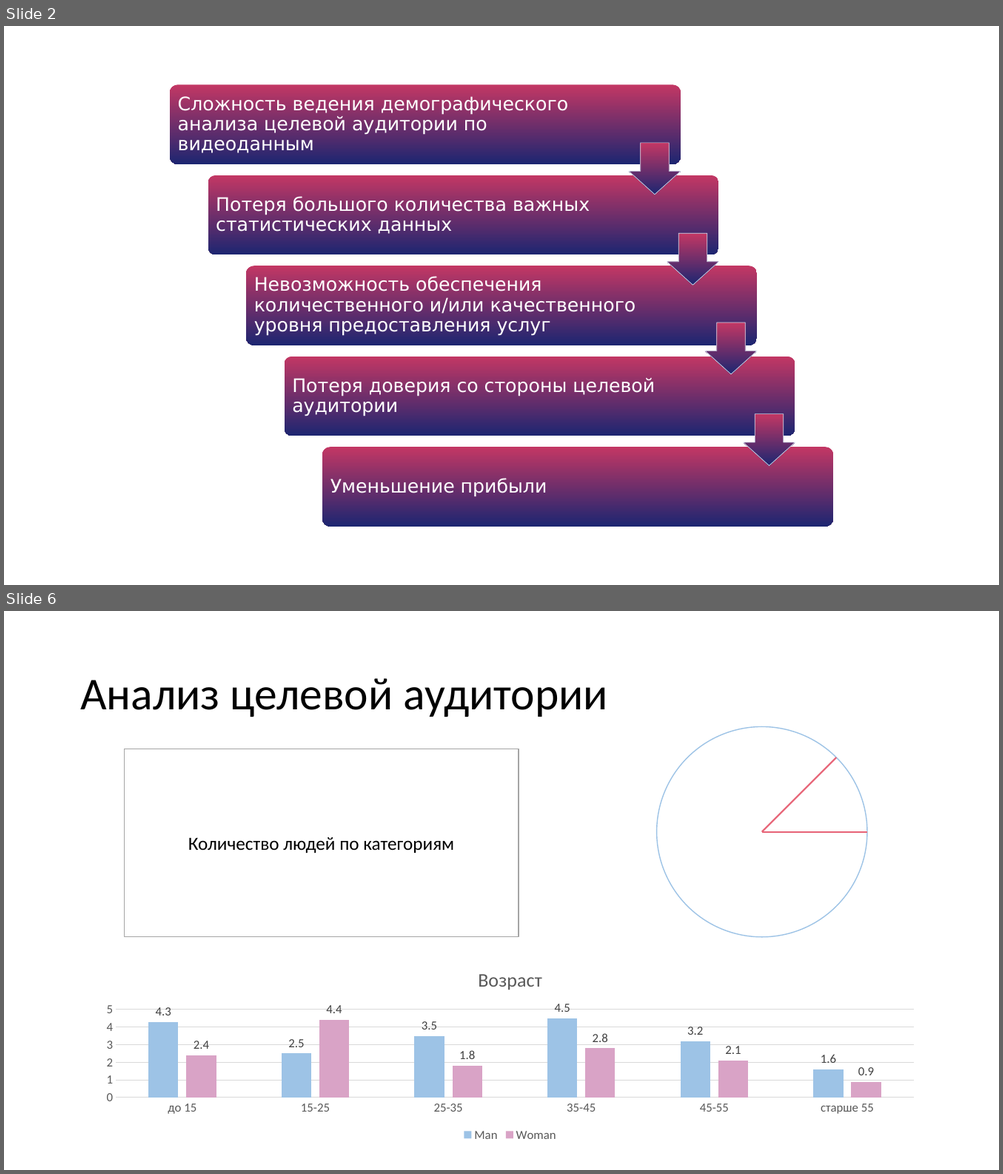
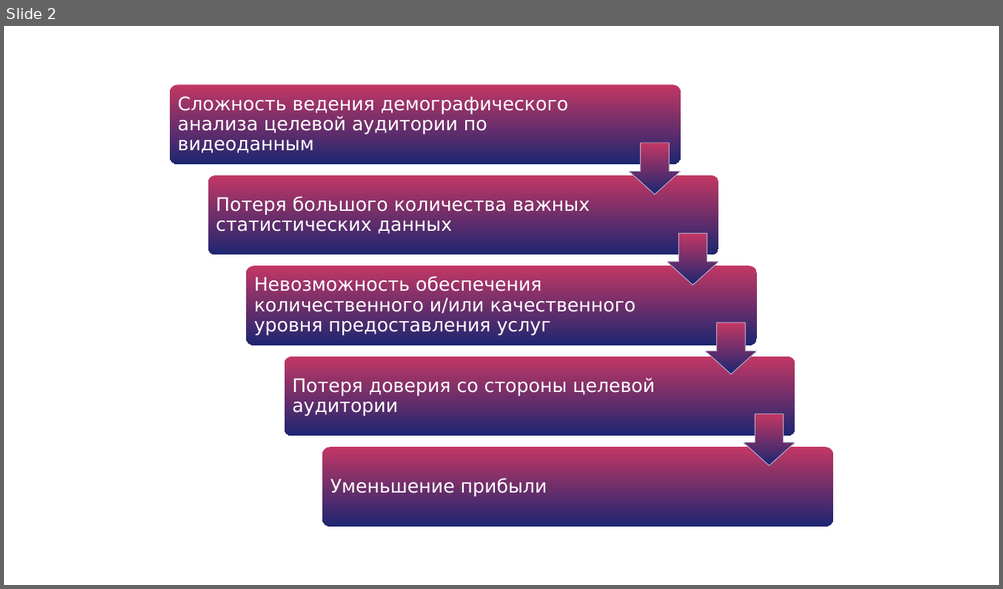
Before and after one commit to vadikko2/Hack_university, a slide deck: Hack_present - 3.pptx. Shown one above the other, each under a label of ours: slides 2 and 6 before the commit, slide 2 after it; the slides between them are not shown. The pictures are 1003x1174 and 1003x589 pixels, drawn with LibreOffice and Linux fonts; fonts in the diff are those of the drawing. Boxes give left, top, right and bottom in pixels: in the first picture for what was removed or moved away, otherwise in the second. Text is boxed around its words. In the diff, an @@ line names an element or a change of style, - is before the commit and + after.

```diff
--- a/Hack_present - 3.pptx
+++ b/Hack_present - 3.pptx
@@ slide 6 removed at <box>4,611,999,1170</box>, background #FFFFFF @@
@@ title removed at <box>80,678,608,717</box> @@
-Анализ целевой аудитории
@@ ellipse removed at <box>657,726,868,937</box> @@
@@ rectangle removed at <box>124,749,518,937</box> @@
-Количество людей по категориям
@@ line removed from (836, 758) to (762, 832) @@
@@ line removed from (868, 832) to (762, 832) @@
@@ column chart removed at <box>90,955,930,1145</box> @@
-title "Возраст "
-categories: до 15, 15-25, 25-35, 35-45, 45-55, старше 55
-Man: 4.3, 2.5, 3.5, 4.5, 3.2, 1.6
-Woman: 2.4, 4.4, 1.8, 2.8, 2.1, 0.9
```
Also in this commit, not shown: 3 slides changed, 2 slides added, 1 other slide removed.
